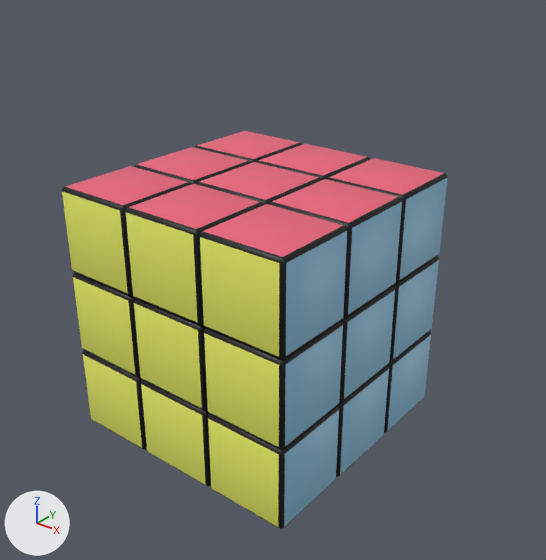
The FBX model RubikCube/Content/rubik_cube-XNA.fbx as it was, and as the next commit left it.
Camera for both pictures: a 50 mm camera at (5.02, -6.04, 4.1) aimed at (0.04, 0.18, 0.24). Arrows for +X, +Y and +Z are at lower left; the lights stay in place. Where no turn or scale is listed for an object, it has been applied to the vertices.

Before the edit, the objects in view are built like this:
```python
ob_cube_df = bpy.data.objects.new('Cube.DF', me_cube_df)
ob_cube_df.location = (0.0, 0.0, 0.0)
ob_cube_dfr = bpy.data.objects.new('Cube.DFR', me_cube_dfr)
ob_cube_dfr.location = (0.0, 0.0, 0.0)
ob_cube_f = bpy.data.objects.new('Cube.F', me_cube_f)
ob_cube_f.location = (0.0, 0.0, 0.0)
ob_cube_lf = bpy.data.objects.new('Cube.LF', me_cube_lf)
ob_cube_lf.location = (0.0, 0.0, 0.0)
ob_cube_rf = bpy.data.objects.new('Cube.RF', me_cube_rf)
ob_cube_rf.location = (0.0, 0.0, 0.0)
ob_cube_uf = bpy.data.objects.new('Cube.UF', me_cube_uf)
ob_cube_uf.location = (0.0, 0.0, 0.0)
ob_cube_ufl = bpy.data.objects.new('Cube.UFL', me_cube_ufl)
ob_cube_ufl.location = (0.0, 0.0, 0.0)
ob_cube_ul = bpy.data.objects.new('Cube.UL', me_cube_ul)
ob_cube_ul.location = (0.0, 0.0, 0.0)
ob_cube_urf = bpy.data.objects.new('Cube.URF', me_cube_urf)
ob_cube_urf.location = (0.0, 0.0, 0.0)
# also in view: 'Cube.DR' at (1.0, 0.0, -1.0); 'Cube.UB' at (0.0, 1.0, 1.0); 'Cube.DRB' at (1.0, 1.0, -1.0); 'Cube.UBR' at (1.0, 1.0, 1.0); 'Cube.RB' at (1.0, 1.0, 0.0)
```
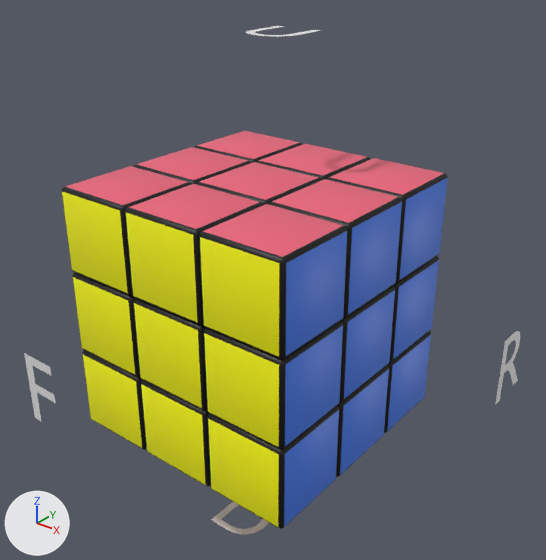
Patch to the scene script:
```diff
--- a/RubikCube/Content/rubik_cube-XNA.fbx.py
+++ b/RubikCube/Content/rubik_cube-XNA.fbx.py
@@ mat_red @@
 mat_red = principled_material('Red')
-mat_red.base_color = (0.851, 0.886, 0.137)  # yellow #eef267
+mat_red.base_color = (1.0, 1.0, 0.0)  # yellow #ffff00
@@ mat_lightblue @@
 mat_lightblue = principled_material('LightBlue')
-mat_lightblue.base_color = (0.251, 0.522, 0.718)  # blue #89bfdc
+mat_lightblue.base_color = (0.0578, 0.203, 0.871)  # blue #447cf0
@@ me_font_f @@
+me_font_f.from_pydata([(0.206, 0.0, 0.682), (-0.158, 0.0, 0.682), (-0.158, 0.0, 0.0), (-0.06, 0.0, 0.0), (-0.06, 0.0, 0.317), (0.206, 0.0, 0.317), (0.206, 0.0, 0.405), (-0.06, 0.0, 0.405), (-0.06, 0.0, 0.594), (0.206, 0.0, 0.594)], [], [(2, 8, 1), (8, 0, 1), (9, 0, 8), (2, 7, 8), (2, 4, 7), (4, 6, 7), (4, 5, 6), (2, 3, 4)])
@@ me_font_u @@
+me_font_u.from_pydata(...)  # 78 vertices, 76 faces; spans x -0.293..0.294, y -0.009..0.682, z 0.0
@@ me_font_r @@
+me_font_r.from_pydata(...)  # 94 vertices, 94 faces; spans x 0.0, y -0.225..0.302, z 0.0..0.682
@@ me_font_d @@
+me_font_d.from_pydata(...)  # 54 vertices, 54 faces; spans x -0.299..0.329, y -0.682..0.0, z 0.0
@@ ob_font_f @@
+ob_font_f = bpy.data.objects.new('Font.F', me_font_f)
+ob_font_f.location = (0.0, -3.0, 0.0)
@@ ob_font_u @@
+ob_font_u = bpy.data.objects.new('Font.U', me_font_u)
+ob_font_u.location = (0.0, 0.0, 3.0)
@@ ob_font_r @@
+ob_font_r = bpy.data.objects.new('Font.R', me_font_r)
+ob_font_r.location = (3.0, 0.0, 0.0)
@@ ob_font_d @@
+ob_font_d = bpy.data.objects.new('Font.D', me_font_d)
+ob_font_d.location = (0.0, 0.0, -3.0)
```

Changed parts and their boxes (x1, y1, x2, y2) in the pictures (546 x 560 px):
'Cube.URF', recoloured
    both: (199, 229, 348, 359)
'Cube.RF', recoloured
    both: (203, 321, 343, 449)
'Cube.DFR', recoloured
    both: (207, 405, 339, 529)
'Cube.UF', recoloured
    both: (125, 210, 203, 325)
'Cube.UFL', recoloured
    both: (61, 189, 133, 296)
'Cube.UR', recoloured
    both: (344, 200, 402, 317)
'Cube.UBR', recoloured
    both: (341, 159, 448, 282)
'Cube.F', recoloured
    both: (133, 298, 207, 410)
'Cube.DF', recoloured
    both: (141, 379, 210, 486)
'Cube.LF', recoloured
    both: (72, 272, 140, 377)
'Cube.R', recoloured
    both: (340, 286, 395, 401)
'Cube.DLF', recoloured
    both: (82, 350, 146, 450)
'Cube.DR', recoloured
    both: (336, 365, 389, 477)
'Cube.RB', recoloured
    both: (390, 256, 439, 361)
'Cube.DRB', recoloured
    both: (384, 331, 431, 433)
'Font.F', added
    after: (24, 353, 56, 422)
'Font.R', added
    after: (495, 331, 520, 405)
'Font.D', added
    after: (211, 502, 269, 534)
'Font.U', added
    after: (246, 26, 322, 37)
